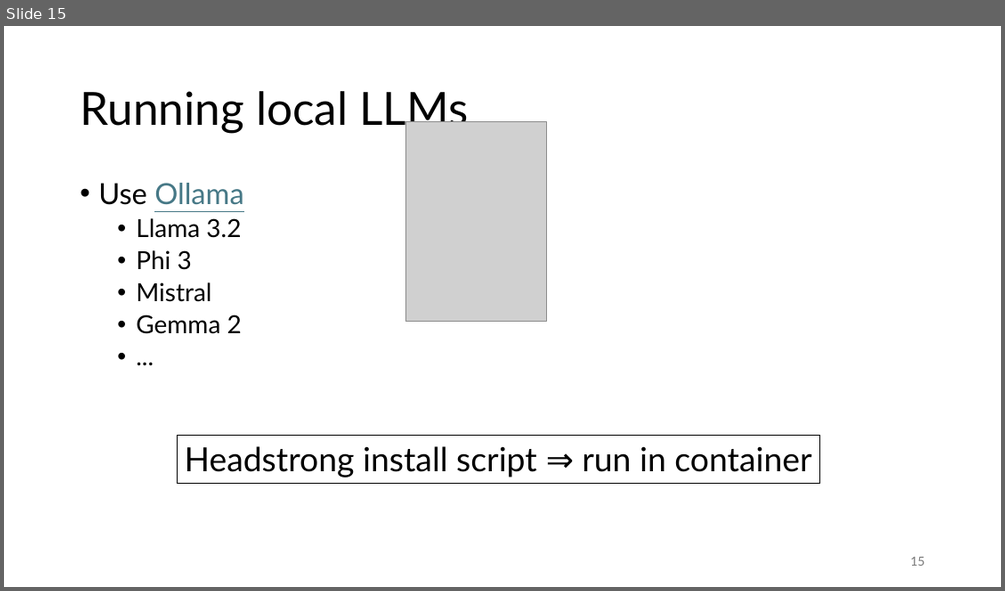
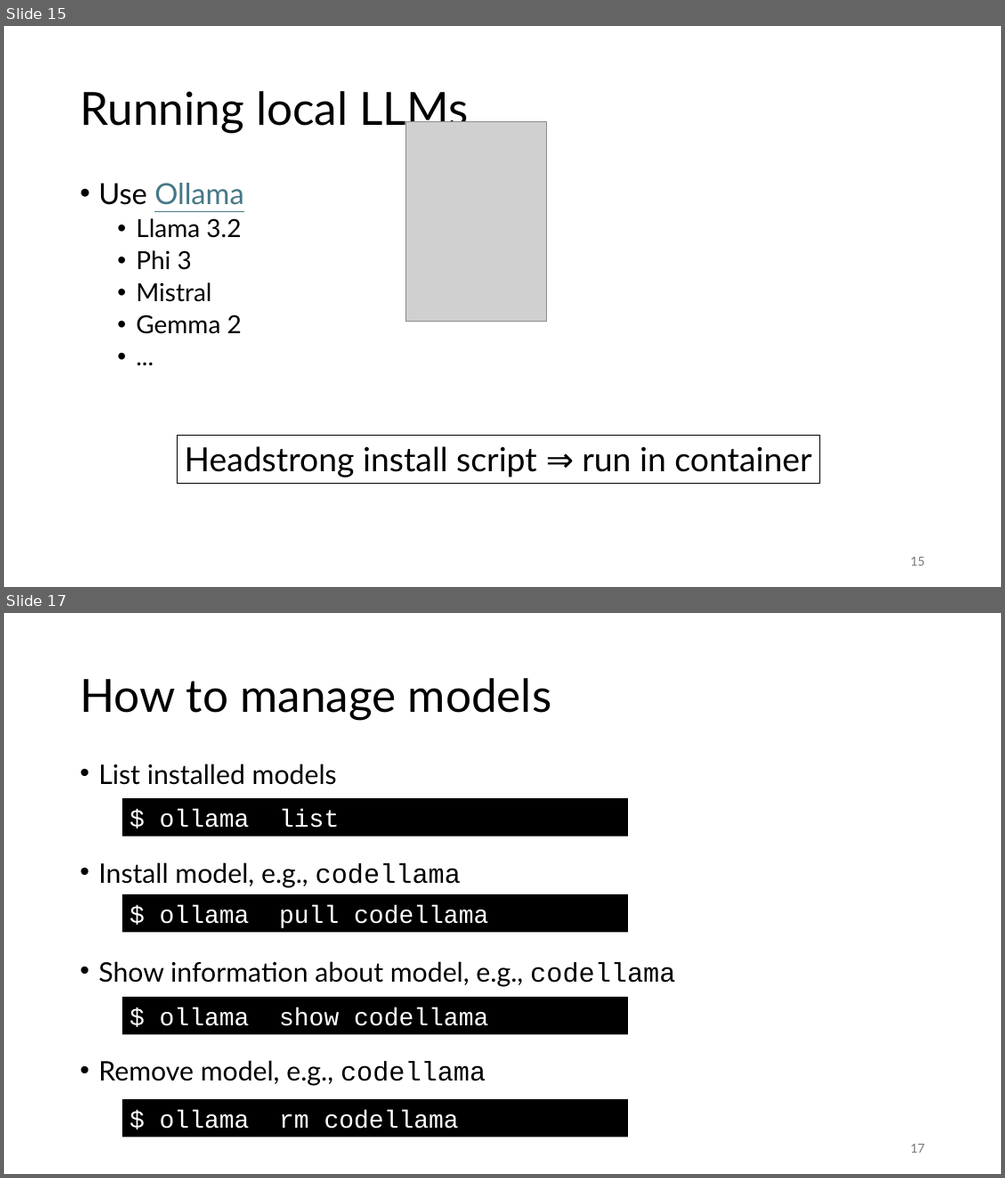
Before and after one commit to gjbex/Deploying-LLMs-locally, a slide deck: local_LLMs.pptx. Shown one above the other, each under a label of ours: slide 15 before the commit, slides 15 and 17 after it; the slides between them are not shown. The pictures are 1005x591 and 1005x1178 pixels, drawn with LibreOffice and Linux fonts; fonts in the diff are those of the drawing; grey boxes stand for pictures. Boxes give left, top, right and bottom in pixels: in the first picture for what was removed or moved away, otherwise in the second. Text is boxed around its words. In the diff, an @@ line names an element or a change of style, - is before the commit and + after.

Commit message:
Add ollama slides

```diff
--- a/local_LLMs.pptx
+++ b/local_LLMs.pptx
@@ slide 17 added at [4, 613, 1001, 1174], background #FFFFFF @@
@@ title added at [80, 678, 551, 720], 44 pt, text #000000 @@
+How to manage models
@@ text added at [98, 763, 675, 1086], 25.9 pt, text #000000 @@
+• List installed models
+• Install model, e.g., codellama
+• Show information about model, e.g., codellama
+• Remove model, e.g., codellama
@@ rectangle added at [122, 798, 628, 835], fill #000000, 24 pt, text #FFFFFF @@
+$ ollama list
@@ rectangle added at [122, 894, 628, 932], fill #000000, 24 pt, text #FFFFFF @@
+$ ollama pull codellama
@@ rectangle added at [122, 997, 628, 1034], fill #000000, 24 pt, text #FFFFFF @@
+$ ollama show codellama
@@ rectangle added at [122, 1099, 628, 1136], fill #000000, 24 pt, text #FFFFFF @@
+$ ollama rm codellama
@@ page number added at [910, 1143, 924, 1152], 12 pt, text #797979 @@
+17
```
Also in this commit, not shown: 1 slide changed, 3 other slides added.
